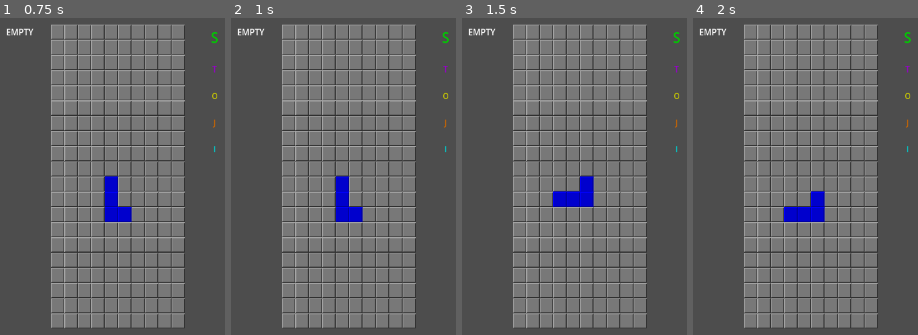
Above: before the commit, frames 1-4 (left to right).
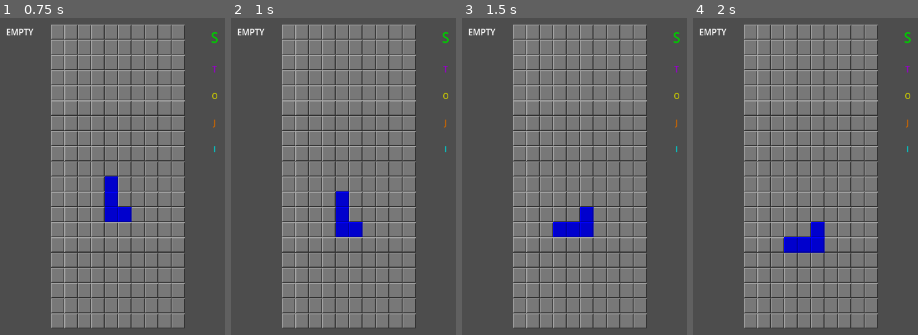
Above: after the commit, the same moments.

Repository: alexanelli/godot-clones
Game: Godot game, scene res://board.tscn
Same seed, same stepped clock (60 frames per second), same inputs: the game is played once before the commit and once after it.
Inputs:
- Up to frame 1 (0.75 s): tap Enter at 0.5 s; hold E (Rotate_Right) from 0.53 s (still down); hold S (Soft_Drop) from 0.53 s (still down)
- Up to frame 2 (1 s): keep holding E (Rotate_Right); keep holding S (Soft_Drop)
- Up to frame 3 (1.5 s): release E (Rotate_Right) at 1.28 s; release S (Soft_Drop) at 1.28 s; hold Q (Rotate_Left) from 1.28 s (still down); tap W (Hard_Drop) at 1.35 s
- Up to frame 4 (2 s): keep holding Q (Rotate_Left); tap S (Soft_Drop) at 1.55 s

Frame 1 is identical in both runs. In frame 2, 1.2% of the frame differs, in the area x 46-59%, y 49-70%; in frame 3, 2.4%; in frame 4, 2.4%, in the area x 40-59%, y 54-75%.

Commit message:
softdrop holding working

Diff:
--- a/tontris/Board.gd
+++ b/tontris/Board.gd
@@ -17,10 +17,22 @@
 var m_time_elapsed_since_rotate: float = 0.0
 var m_rotations: int = 0
 
+var m_softdrop_held := false
+var m_softdrop_held_duration: float = 0.0
+@export var softdrop_interval: float = 0.25
+
 
 # Called every frame. 'delta' is the elapsed time since the previous frame.
 func _process(delta: float) -> void:
-	pass
+	if m_softdrop_held:
+		m_softdrop_held_duration += delta
+		# if you've held softdrop for at least an intevals worth of time,
+		# do a drop and subtract an intervals worth of holding time
+		if m_softdrop_held_duration > softdrop_interval:
+			m_softdrop_held_duration -= softdrop_interval
+			m_current_piece.shift_down()
+			piece_moved.emit(m_current_piece)
+
 	# var updated := false
 
 	# m_time_elapsed_since_rotate += delta
@@ -64,9 +76,14 @@
 		piece_moved.emit(m_current_piece)
 
 	if event.is_action_pressed("Soft_Drop"):
+		print("softdrop press")
+		m_softdrop_held = true
 		m_current_piece.shift_down()
-		m_current_piece.accept_rotation()
 		piece_moved.emit(m_current_piece)
+	if event.is_action_released("Soft_Drop"):
+		print("softdrop release")
+		m_softdrop_held = false
+		m_softdrop_held_duration = 0
 
 	if event.is_action_pressed("Hold"):
 		# swap the kind of the current piece with what's in swap
--- a/tontris/Grid.gd
+++ b/tontris/Grid.gd
@@ -60,7 +60,7 @@
 	return (p_coord.y * TOTAL_DIMENSIONS.x) + p_coord.x
 
 # Called every frame. 'delta' is the elapsed time since the previous frame.
-func _process(delta: float) -> void:
+func _process(_delta: float) -> void:
 	pass
 
 func _on_board_piece_moved(cur_piece: Tetromino.Piece) -> void:
--- a/tontris/Hold.gd
+++ b/tontris/Hold.gd
@@ -24,5 +24,5 @@
 	return ret
 
 # Called every frame. 'delta' is the elapsed time since the previous frame.
-func _process(delta: float) -> void:
+func _process(_delta: float) -> void:
 	pass
--- a/tontris/Queue.gd
+++ b/tontris/Queue.gd
@@ -90,5 +90,5 @@
 	return (m_queue_position + add) % (Bag.SIZE * NUM_BAGS)
 
 # Called every frame. 'delta' is the elapsed time since the previous frame.
-func _process(delta: float) -> void:
+func _process(_delta: float) -> void:
 	pass
--- a/tontris/board.tscn
+++ b/tontris/board.tscn
@@ -16,6 +16,7 @@
 [node name="Board" type="Node2D" parent="Camera2D"]
 position = Vector2(800, 180)
 script = ExtResource("1_icldh")
+softdrop_interval = null
 
 [node name="Hold" type="RichTextLabel" parent="Camera2D/Board"]
 offset_left = -107.0
